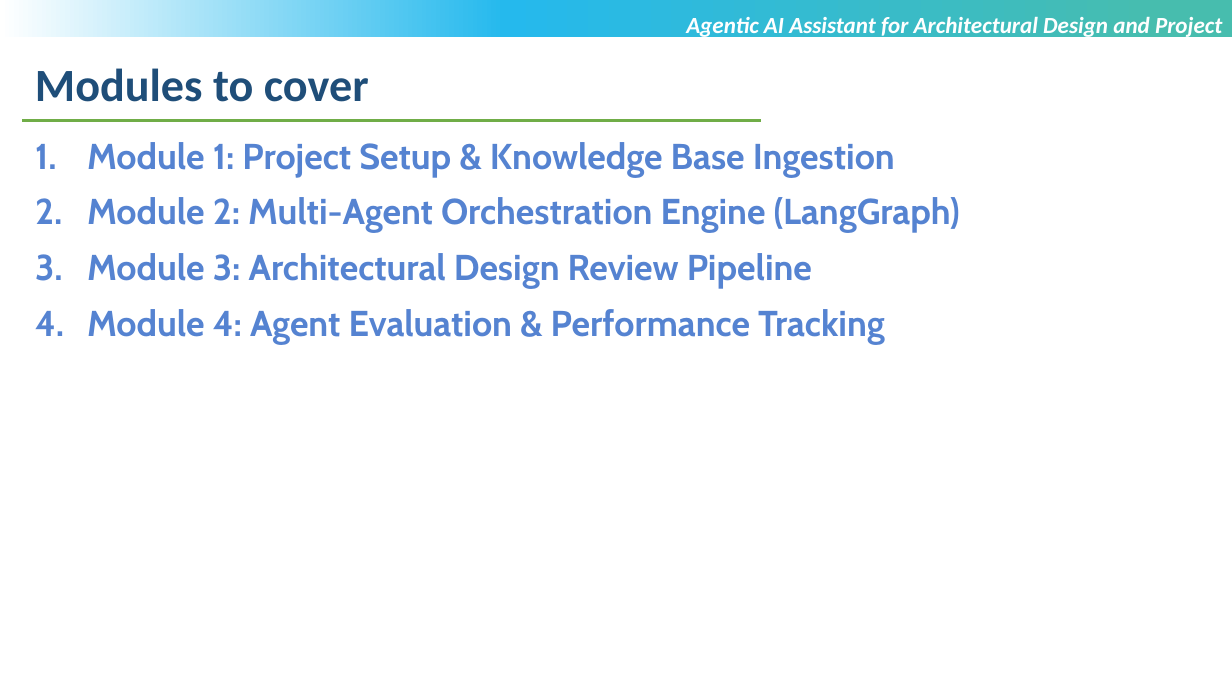
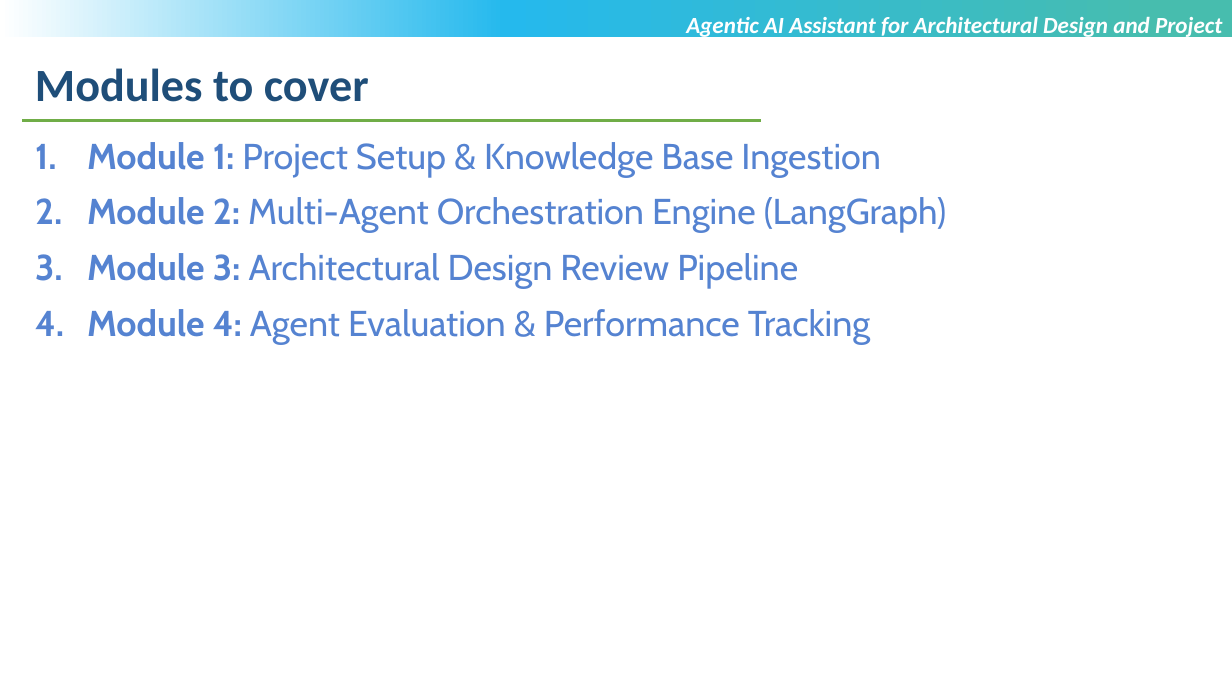
Before and after one commit to MehtaRahi/AgenticAI_Architectural_Assistant, a slide deck: slide 8 of T9998_VIT-Chennai_Rahi_Sanxipt_Mehta_Review1.pptx. Drawn at 1232x693 pixels with LibreOffice and Linux fonts; fonts in the diff are those of the drawing; background and template pictures are left out. Boxes give left, top, right and bottom in pixels: in the first picture for what was removed or moved away, otherwise in the second. Text is boxed around its words. In the diff, an @@ line names an element or a change of style, - is before the commit and + after.

```diff
--- a/T9998_VIT-Chennai_Rahi_Sanxipt_Mehta_Review1.pptx
+++ b/T9998_VIT-Chennai_Rahi_Sanxipt_Mehta_Review1.pptx
@@ text "Module 1: Project Setup & ..." at [87,142,946,345]: bold off in "Project Setup & Knowledge Base Ingestion", "Multi-Agent Orchestration Engine (LangGraph)", "Architectural Design Review Pipeline", "Agent Evaluation & Performance Tracking" @@
```
Also in this commit, not shown: 4 other slides changed.
